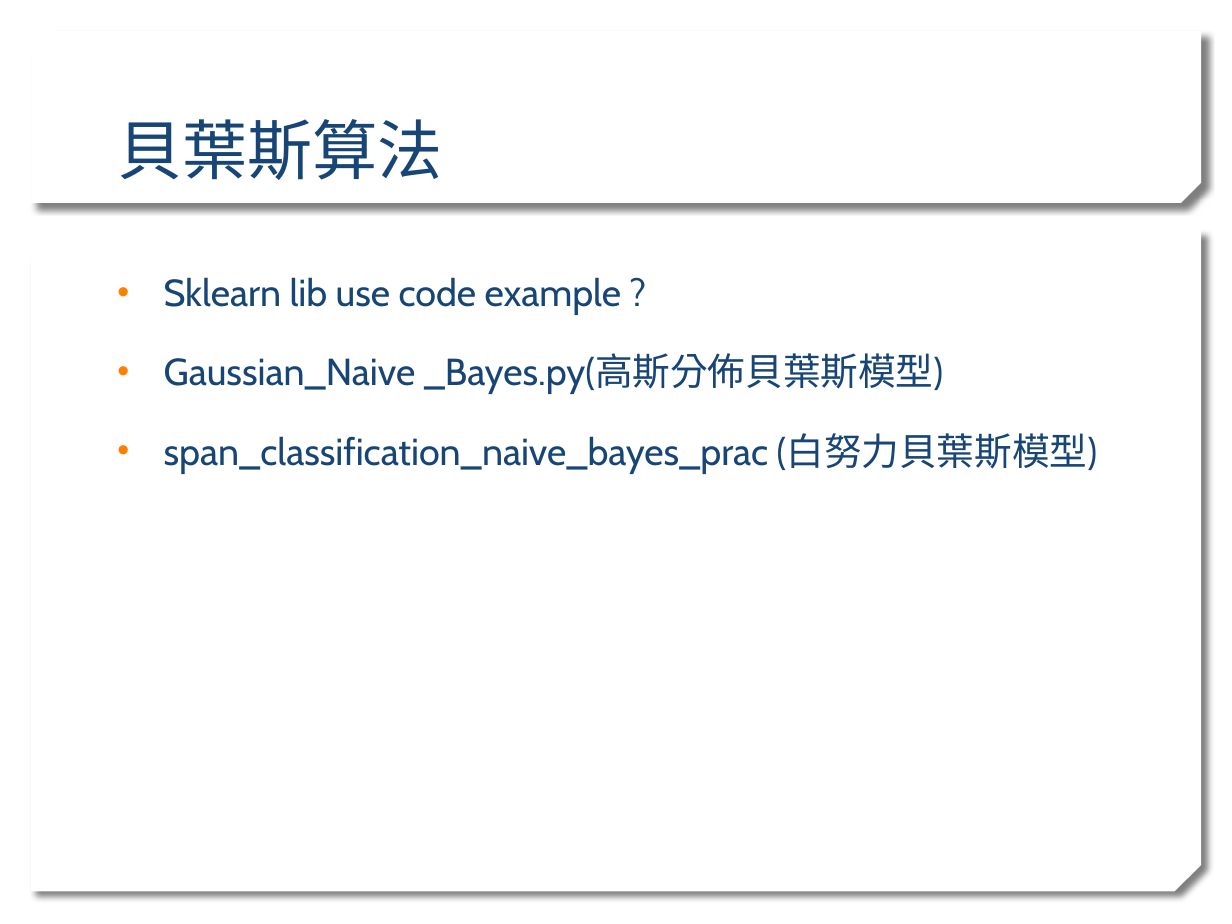
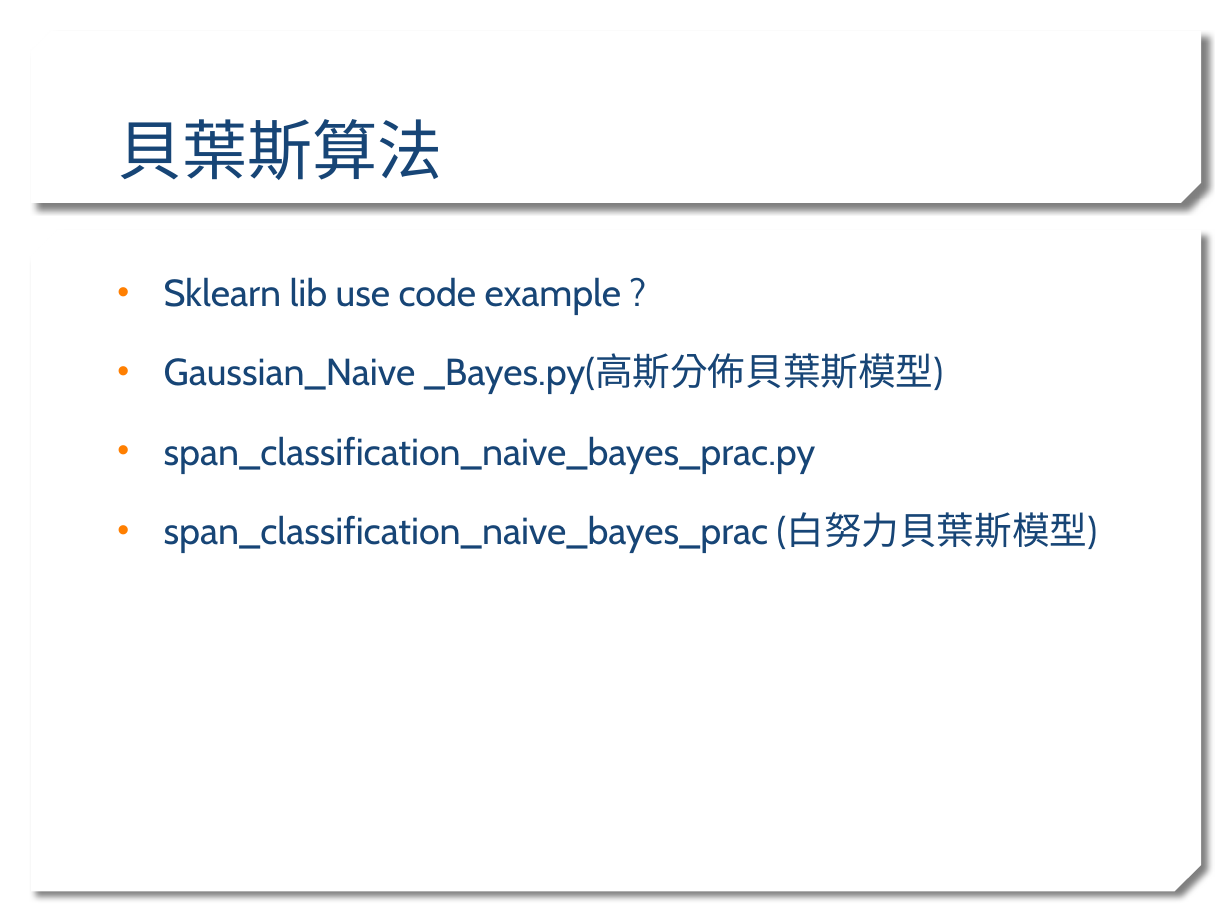
Before and after one commit to stereo720712/2020_Learn_practice_Machine_Learning, a slide deck: slide 8 of ml traing sean_detail.pptx. Drawn at 1232x924 pixels with LibreOffice and Linux fonts; fonts in the diff are those of the drawing; background and template pictures are left out. Boxes give left, top, right and bottom in pixels: in the first picture for what was removed or moved away, otherwise in the second. Text is boxed around its words. In the diff, an @@ line names an element or a change of style, - is before the commit and + after.

```diff
--- a/ml traing sean_detail.pptx
+++ b/ml traing sean_detail.pptx
@@ text at (x1=164, y1=436, x2=816, y2=474): paragraph added @@
+• span_classification_naive_bayes_prac.py
```
Also in this commit, not shown: 1 slide added, 1 other file.
